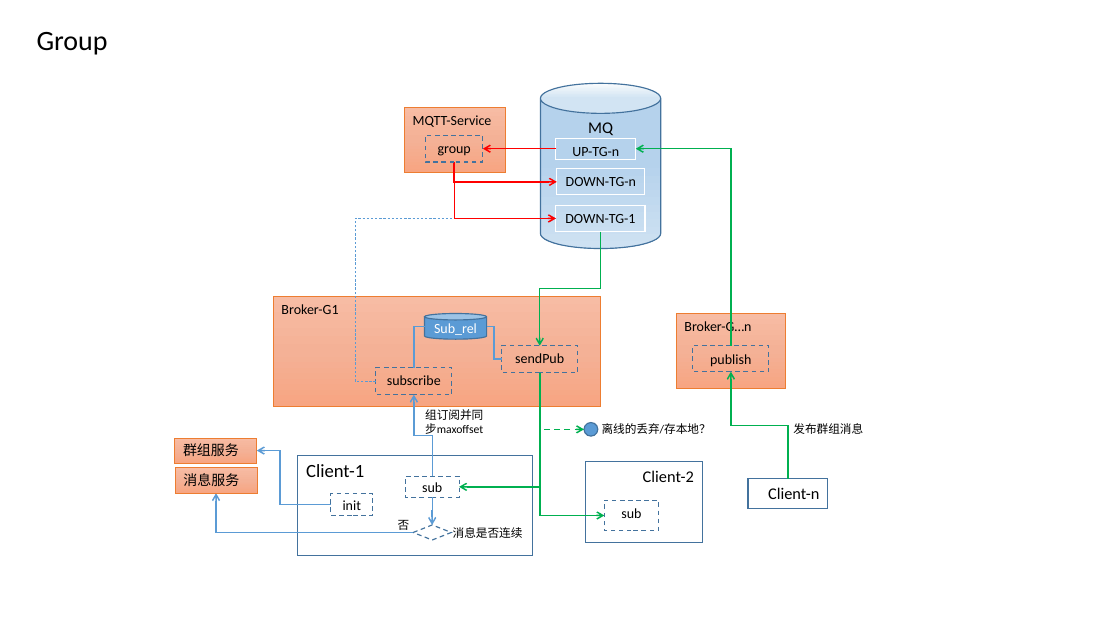
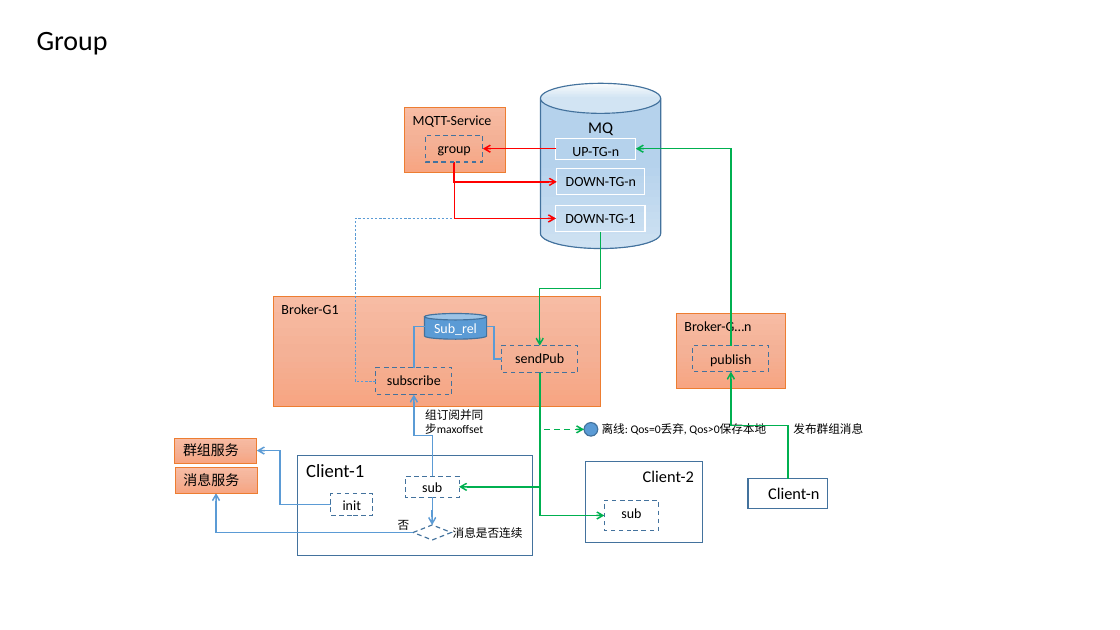
Before and after one commit to humphery755/RocketMQ, a slide deck: slide 5 of rocketmq-mqtt/MQTT.pptx. Drawn at 1120x630 pixels with LibreOffice and Linux fonts; fonts in the diff are those of the drawing. Boxes give left, top, right and bottom in pixels: in the first picture for what was removed or moved away, otherwise in the second. Text is boxed around its words. In the diff, an @@ line names an element or a change of style, - is before the commit and + after.

```diff
--- a/rocketmq-mqtt/MQTT.pptx
+++ b/rocketmq-mqtt/MQTT.pptx
@@ text at box(602, 423, 766, 435): text changed @@
-离线的丢弃/存本地？
+离线: Qos=0丢弃, Qos>0保存本地
```
Also in this commit, not shown: 3 other slides changed.
